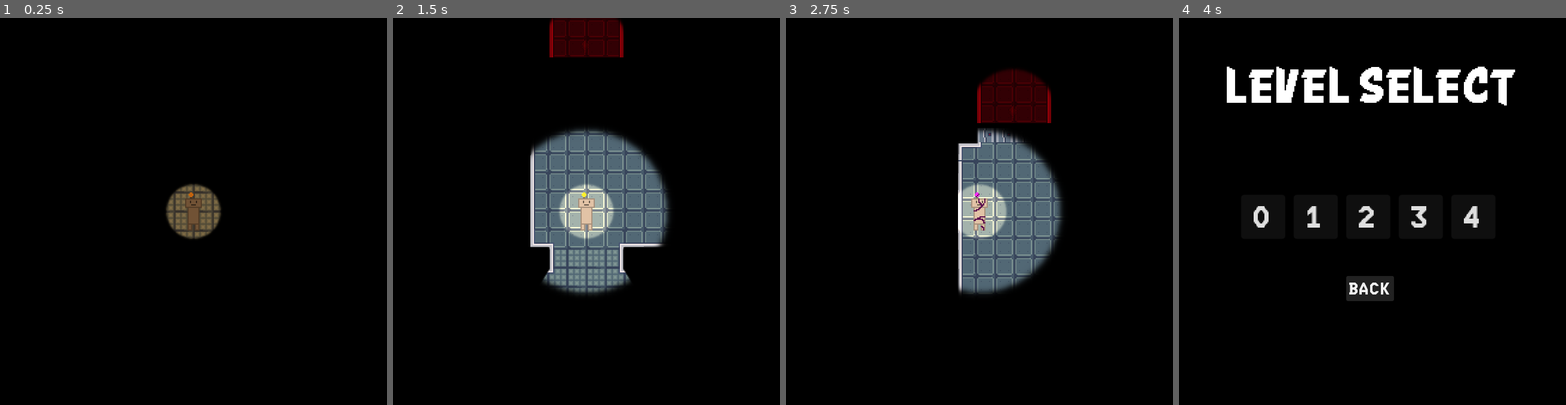
Above: before the commit, frames 1-4 (left to right).
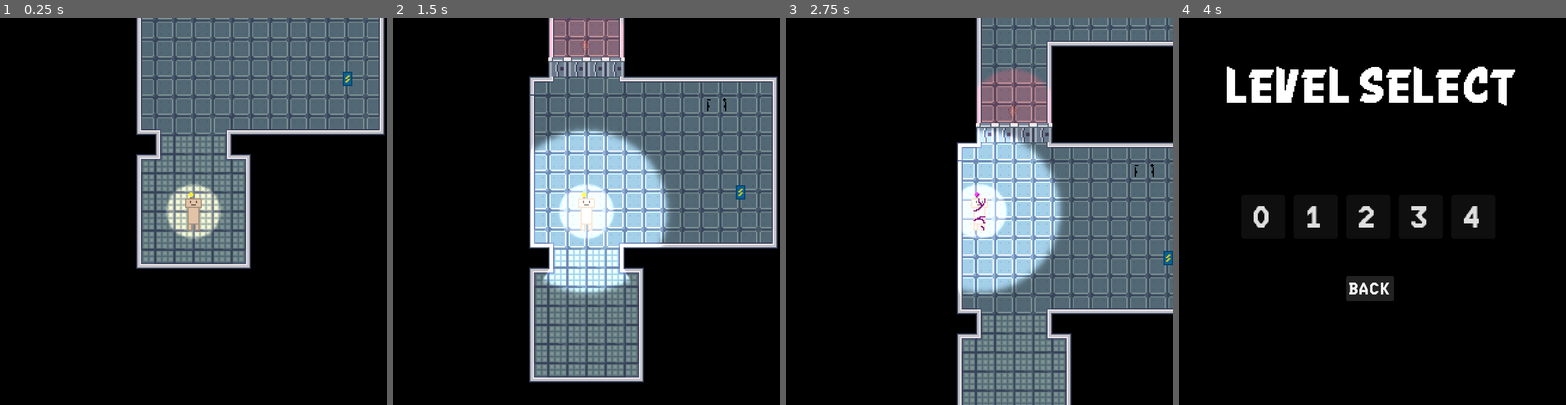
Above: after the commit, the same moments.

Repository: CookieCherith0969/GDM-Assignment-4
Game: Godot game, scene res://Scenes/Levels/BatteryLevel.tscn
The game is run twice, just before and just after one commit, with the same random seed, the same clock (stepped at 60 frames per second) and the same inputs. This scene is started directly instead of the project's main scene.
Inputs (mouse positions are in pixels of both pictures, inside the frame that each line leads up to):
- Up to frame 1 (0.25 s): no input
- Up to frame 2 (1.5 s): tap Enter at 0.5 s; move the mouse to (567, 288) at 0.52 s; hold E (Interact) 0.53-1.28 s; hold W (Up) from 0.53 s (still down); move the mouse to (702, 269) at 1.27 s; tap Space (Light) at 1.35 s
- Up to frame 3 (2.75 s): move the mouse to (863, 153) at 2.02 s; release W (Up) at 2.03 s; hold A (Left) from 2.03 s (still down); hold C (TempCorrupt) from 2.03 s (still down)
- Up to frame 4 (4 s): tap R (Reset) at 2.75 s; move the mouse to (1391, 211) at 2.77 s; release C (TempCorrupt) at 2.78 s; tap E (Interact) at 2.85 s; release A (Left) at 3.5 s; click "LEVELS" at 3.5 s

The runs differ from the first frame. In frame 1, 29% of the frame differs, in the area x 35-100%, y 0-65%; in frame 2, 41%, in the area x 35-100%, y 0-95%; in frame 3, 40%; in frame 4, nothing differs.

Commit message:
Some audio fixes

Diff:
--- a/Scenes/Levels/BatteryLevel.tscn
+++ b/Scenes/Levels/BatteryLevel.tscn
@@ -14,7 +14,6 @@
 [ext_resource type="PackedScene" uid="uid://ct4mbup2rhftj" path="res://Scenes/hive.tscn" id="12_nt2eq"]
 [ext_resource type="PackedScene" uid="uid://bl06qjen3kmub" path="res://Scenes/inverted_power_gate.tscn" id="13_1tg8b"]
 [ext_resource type="PackedScene" uid="uid://kgh665ni5kcx" path="res://Scenes/inverted_deco_light.tscn" id="15_3jseq"]
-[ext_resource type="AudioStream" uid="uid://dj4u0wxevhw2r" path="res://audio/ambient.mp3" id="15_ew3hk"]
 
 [sub_resource type="RectangleShape2D" id="RectangleShape2D_w4faw"]
 size = Vector2(64, 5)
@@ -25,6 +24,7 @@
 layer_0/tile_data = PackedInt32Array(-65538, 65540, 1, -65537, 65540, 1, -131072, 65540, 1, -131071, 65540, 1, -131070, …(10544 unchanged characters)…
 
 [node name="CanvasModulate" type="CanvasModulate" parent="."]
+visible = false
 color = Color(0, 0, 0, 1)
 
 [node name="Enemies" type="Node2D" parent="."]
@@ -230,10 +230,5 @@
 position = Vector2(17.5533, -4.80328)
 shape = SubResource("RectangleShape2D_w4faw")
 
-[node name="Ambient" type="AudioStreamPlayer" parent="."]
-stream = ExtResource("15_ew3hk")
-volume_db = -7.5
-autoplay = true
-
 [connection signal="body_entered" from="PowerTrigger" to="PowerTrigger" method="_on_body_entered"]
 [connection signal="trigger" from="PowerTrigger" to="Label2" method="reveal"]
--- a/Scenes/Levels/LevelSelect.gd
+++ b/Scenes/Levels/LevelSelect.gd
@@ -7,14 +7,17 @@
 
 
 func _on_lvl_0_pressed():
+	SoundManager.start_ambient()
 	get_tree().change_scene_to_file("res://Scenes/Levels/Tutorial.tscn")
 
 
 func _on_lvl_1_pressed():
+	SoundManager.start_ambient()
 	get_tree().change_scene_to_file("res://Scenes/Levels/BatteryLevel.tscn")
 
 
 func _on_lvl_2_pressed():
+	SoundManager.start_ambient()
 	get_tree().change_scene_to_file("res://Scenes/Levels/LampLevel.tscn")
 
 
--- a/Scenes/Levels/Tutorial.tscn
+++ b/Scenes/Levels/Tutorial.tscn
@@ -12,7 +12,6 @@
 [ext_resource type="PackedScene" path="res://Scenes/LevelExit.tscn" id="9_k4sq3"]
 [ext_resource type="PackedScene" uid="uid://ct4mbup2rhftj" path="res://Scenes/hive.tscn" id="10_6yq8q"]
 [ext_resource type="PackedScene" uid="uid://kgh665ni5kcx" path="res://Scenes/inverted_deco_light.tscn" id="13_1tqma"]
-[ext_resource type="AudioStream" uid="uid://dj4u0wxevhw2r" path="res://audio/ambient.mp3" id="13_mb2q2"]
 
 [node name="TutorialLevel" type="Node2D"]
 
@@ -129,9 +128,4 @@
 texture_scale = 1.0
 radius = 45.0
 
-[node name="Ambient" type="AudioStreamPlayer" parent="."]
-stream = ExtResource("13_mb2q2")
-volume_db = -7.5
-autoplay = true
-
 [connection signal="failed_open" from="Objects/LockedDoor" to="Label2" method="reveal"]
--- a/Scenes/MenuScript.gd
+++ b/Scenes/MenuScript.gd
@@ -8,7 +8,7 @@
 
 func _on_play_button_pressed():
 	get_tree().change_scene_to_file("res://Scenes/Levels/Tutorial.tscn")
-	SoundManager.stop_music()
+	SoundManager.start_ambient()
 
 
 
--- a/Scenes/power_gate.tscn
+++ b/Scenes/power_gate.tscn
@@ -27,7 +27,7 @@
 [node name="LightOccluder2D" type="LightOccluder2D" parent="."]
 occluder = SubResource("OccluderPolygon2D_3bqn1")
 
-[node name="gateOpen" type="AudioStreamPlayer" parent="."]
+[node name="gateOpen" type="AudioStreamPlayer2D" parent="."]
 stream = ExtResource("3_ar76w")
 volume_db = -20.0
 pitch_scale = 1.39
--- a/Scenes/sound_manager.tscn
+++ b/Scenes/sound_manager.tscn
@@ -1,8 +1,9 @@
-[gd_scene load_steps=4 format=3 uid="uid://cmk8rjcbeygcr"]
+[gd_scene load_steps=5 format=3 uid="uid://cmk8rjcbeygcr"]
 
 [ext_resource type="Script" path="res://Scripts/Autoloads/SoundManager.gd" id="1_x5gjj"]
 [ext_resource type="AudioStream" uid="uid://dr2t8yxsbkngm" path="res://audio/BGM.mp3" id="2_p58df"]
 [ext_resource type="AudioStream" uid="uid://cs53dnynbgtep" path="res://audio/damage.wav" id="3_tgffc"]
+[ext_resource type="AudioStream" uid="uid://dj4u0wxevhw2r" path="res://audio/ambient.mp3" id="4_c7vp5"]
 
 [node name="SoundManager" type="Node"]
 script = ExtResource("1_x5gjj")
@@ -17,3 +18,8 @@
 stream = ExtResource("3_tgffc")
 volume_db = -5.937
 pitch_scale = 0.82
+
+[node name="Ambient" type="AudioStreamPlayer" parent="."]
+stream = ExtResource("4_c7vp5")
+volume_db = -7.5
+autoplay = true
--- a/Scripts/Autoloads/SoundManager.gd
+++ b/Scripts/Autoloads/SoundManager.gd
@@ -2,6 +2,8 @@
 
 @onready
 var background_music = $BGM
+@onready
+var ambient = $Ambient
 @onready
 var death = $Death
 
@@ -16,9 +18,11 @@
 
 func start_music():
 	background_music.play()
+	ambient.stop()
 
-func stop_music():
+func start_ambient():
 	background_music.stop()
+	ambient.play()
 
 func play_death():
 	death.play()
--- a/Scripts/enemy.gd
+++ b/Scripts/enemy.gd
@@ -14,7 +14,6 @@
 var nav_agent = $NavigationAgent2D
 var nav_ready = false
 var at_home = true : set = set_at_home
-@onready var damage = $KillArea/damage
 @onready var buzzing = $buzzing
 
 var shuffle_timer = 0
Not shown: 1 places in Scenes/Levels/BatteryLevel.tscn that only renumber resources
Not shown: 1 places in Scenes/Levels/Tutorial.tscn that only renumber resources
